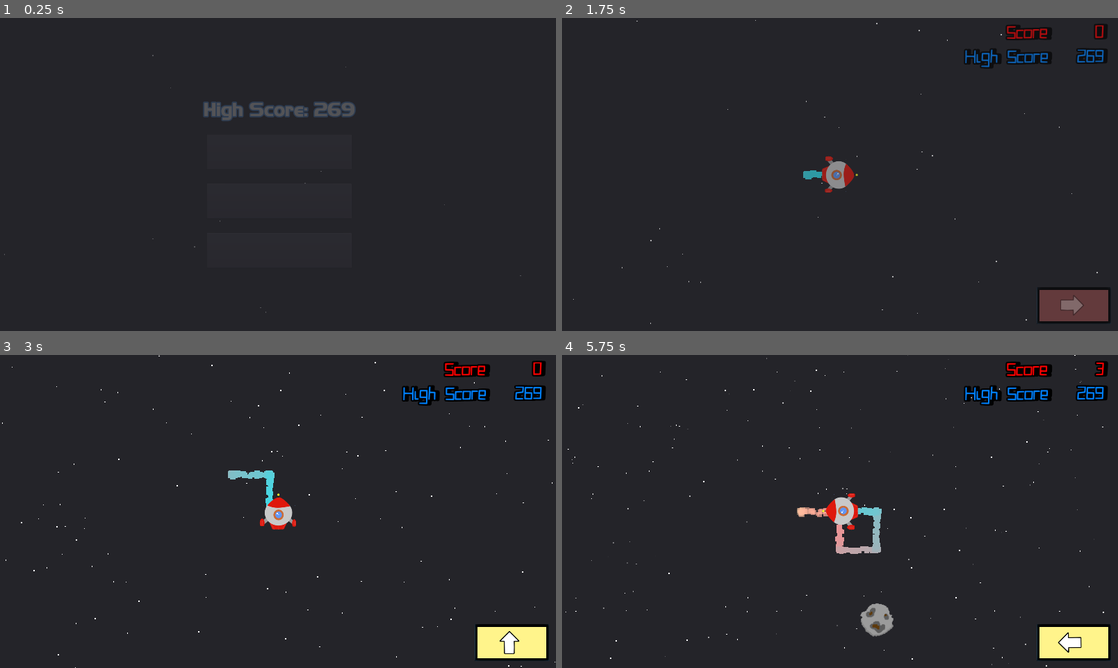
Above: before the commit, frames 1-4 (two rows, left to right).
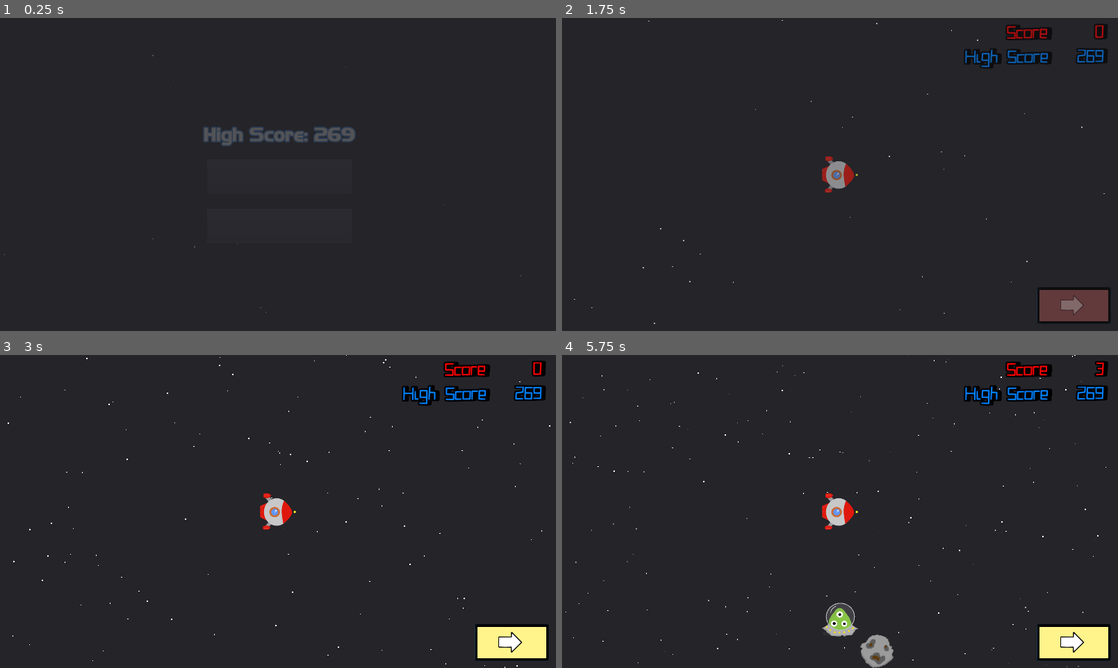
Above: after the commit, the same moments.

Repository: blongty/Meibossama
Game: Godot game, scene res://UI/Title/title.tscn
Same seed, same stepped clock (60 frames per second), same inputs: the game is played once before the commit and once after it.
Inputs:
- Up to frame 1 (0.25 s): no input
- Up to frame 2 (1.75 s): click "Start" at 0.5 s; hold Right (ui_right) from 1.28 s (still down)
- Up to frame 3 (3 s): release Right (ui_right) at 2.03 s; hold Down (ui_down) 2.03-2.78 s; hold Right (ui_right) from 2.78 s (still down)
- Up to frame 4 (5.75 s): release Right (ui_right) at 3.53 s; hold Up (ui_up) 3.53-4.28 s; hold Left (ui_left) from 4.28 s (still down)

The runs differ from the first frame. In frame 1, 2.1% of the frame differs, in the area x 36-64%, y 26-73%; in frame 2, 0.1%; in frame 3, 1.0%; in frame 4, 2.7%, in the area x 1-98%, y 0-100%.

Commit message:
Updates for release, bugfixes and polish - Updated death particles - Enemies no longer spawn when you die - Death particles reset when you die

Diff:
--- a/Characters/Player/Death.gd
+++ b/Characters/Player/Death.gd
@@ -1,5 +1,4 @@
 extends Particles2D
-
 
 func dead():
 	emitting = true
--- a/Characters/Player/Death.tscn
+++ b/Characters/Player/Death.tscn
@@ -1,29 +1,39 @@
-[gd_scene load_steps=2 format=2]
+[gd_scene load_steps=5 format=2]
+
+[ext_resource path="res://Characters/Player/Death.gd" type="Script" id=1]
+
+[sub_resource type="Gradient" id=2]
+colors = PoolColorArray( 0.680895, 0.21012, 0.21012, 1, 1, 1, 1, 0 )
+
+[sub_resource type="GradientTexture" id=3]
+gradient = SubResource( 2 )
 
 [sub_resource type="ParticlesMaterial" id=1]
-lifetime_randomness = 1.0
+lifetime_randomness = 0.2
 emission_shape = 1
 emission_sphere_radius = 1.0
 flag_disable_z = true
 spread = 180.0
 gravity = Vector3( 0, 0, 0 )
-initial_velocity = 10.0
+initial_velocity = 300.0
+initial_velocity_random = 0.3
 orbit_velocity = 0.0
 orbit_velocity_random = 0.0
-color = Color( 0.94902, 0.686275, 0, 1 )
+linear_accel = -100.0
+scale = 10.0
+color_ramp = SubResource( 3 )
 anim_speed_random = 1.0
 
 [node name="death" type="Particles2D"]
-modulate = Color( 1, 0.0705882, 0.0705882, 1 )
-self_modulate = Color( 1, 0.458824, 0.458824, 1 )
-scale = Vector2( 10, 10 )
+z_index = -1
 emitting = false
 amount = 360
-lifetime = 2.0
-one_shot = true
+lifetime = 600.0
 speed_scale = 2.24
 explosiveness = 1.0
 randomness = 1.0
 visibility_rect = Rect2( 5, 5, 0, 0 )
+local_coords = false
 draw_order = 1
 process_material = SubResource( 1 )
+script = ExtResource( 1 )
--- a/Characters/Player/Player.gd
+++ b/Characters/Player/Player.gd
@@ -4,21 +4,28 @@
 export(NodePath) var tilemap_reference
 export(bool) var debug_movement
 export(NodePath) var sprite_ref
+var sprite
+
 export(NodePath) var tween_ref
+var tween
+
 export(PackedScene) var particles_scene
+var particles : Particles2D
 
-var particles
+
+export(PackedScene) var death_scene
 export(NodePath) var death_ref
+var death
 
 var location = Vector2()
 var speed = 128
 var pos = Vector2(0,0)
-var tween
-var death
+
+
 export(float) var move_speed = 0.5
 
 var map
-var sprite
+
 var root
 var moving = false
 var alive
@@ -37,6 +44,8 @@
 	init()
 
 func init(retry: bool = false):
+	print('retry %s' % retry)
+	print(particles)
 	pos = Vector2(0, 0)
 	alive = true
 	moving = false
@@ -45,10 +54,17 @@
 	if retry:
 		sprite.remove_child(particles)
 		particles.queue_free()
+		remove_child(death)
+		death.queue_free()
 
 		particles = particles_scene.instance()
 		particles.set_position(Vector2(0, 0))
 		sprite.add_child(particles)
+
+		death = death_scene.instance()
+		death.set_position(Vector2.ZERO)
+		add_child(death)
+		print(particles)
 
 	sprite.set_visible(true)
 
--- a/Characters/Player/Player.tscn
+++ b/Characters/Player/Player.tscn
@@ -1,11 +1,10 @@
-[gd_scene load_steps=8 format=2]
+[gd_scene load_steps=7 format=2]
 
 [ext_resource path="res://Characters/Player/Player.gd" type="Script" id=1]
 [ext_resource path="res://Art/player_final.png" type="Texture" id=2]
 [ext_resource path="res://SE/death.wav" type="AudioStream" id=3]
 [ext_resource path="res://Characters/Player/Emitter.tscn" type="PackedScene" id=4]
 [ext_resource path="res://Characters/Player/Death.tscn" type="PackedScene" id=5]
-[ext_resource path="res://Characters/Player/Death.gd" type="Script" id=6]
 
 [sub_resource type="RectangleShape2D" id=1]
 extents = Vector2( 1, 1 )
@@ -19,6 +18,7 @@
 sprite_ref = NodePath("Sprite")
 tween_ref = NodePath("Tween")
 particles_scene = ExtResource( 4 )
+death_scene = ExtResource( 5 )
 death_ref = NodePath("death")
 
 [node name="Sprite" type="Sprite" parent="."]
@@ -41,5 +41,4 @@
 stream = ExtResource( 3 )
 
 [node name="death" parent="." instance=ExtResource( 5 )]
-script = ExtResource( 6 )
 [connection signal="area_entered" from="Hitbox" to="." method="_on_hitbox_area_entered"]
--- a/Environment/Enemy/Projectile.gd
+++ b/Environment/Enemy/Projectile.gd
@@ -2,14 +2,20 @@
 var speed = 200
 var direction = Vector2(0,0)
 
-export(Array, Texture) var enemy_sprites
+export(NodePath) var anim_sprite_ref
+onready var anim_sprite = get_node(anim_sprite_ref)
 
 # This should have been a RigidBody2D, but for the sake of quickness,
 # we have mistakenly writen as a Kinematic, could cause performance
 # issues later on.
 
 func _ready():
-	get_node("Sprite").set_texture(enemy_sprites[randi()%enemy_sprites.size()])
+	var frames = anim_sprite.get_sprite_frames()
+	var anim_name = frames.get_animation_names()[randi() % frames.get_animation_names().size()]
+
+	anim_sprite.play(anim_name)
+
+#	get_node("Sprite").set_texture(enemy_sprites[randi()%enemy_sprites.size()])
 
 func _physics_process(delta):
 	move_and_slide(direction * speed)
--- a/Environment/Enemy/Projectile.tscn
+++ b/Environment/Enemy/Projectile.tscn
@@ -1,31 +1,62 @@
-[gd_scene load_steps=6 format=2]
+[gd_scene load_steps=12 format=2]
 
 [ext_resource path="res://Environment/Enemy/Projectile.gd" type="Script" id=1]
-[ext_resource path="res://Art/SPACE CREATURE 1.png" type="Texture" id=2]
-[ext_resource path="res://Art/METEOR.png" type="Texture" id=3]
-[ext_resource path="res://Art/alienship.png" type="Texture" id=4]
+[ext_resource path="res://Art/energy ball anima/000.png" type="Texture" id=6]
+[ext_resource path="res://Art/green alien anima/000.png" type="Texture" id=7]
+[ext_resource path="res://Art/meteorite anima/000.png" type="Texture" id=8]
+[ext_resource path="res://Art/meteorite anima/001.png" type="Texture" id=9]
+[ext_resource path="res://Art/alienspaceship anima/001.png" type="Texture" id=10]
+[ext_resource path="res://Art/energy ball anima/001.png" type="Texture" id=11]
+[ext_resource path="res://Art/green alien anima/001.png" type="Texture" id=12]
+[ext_resource path="res://Art/alienspaceship anima/000.png" type="Texture" id=13]
+
+[sub_resource type="SpriteFrames" id=2]
+animations = [ {
+"frames": [ ExtResource( 6 ), ExtResource( 11 ) ],
+"loop": true,
+"name": "energy",
+"speed": 2.0
+}, {
+"frames": [ ExtResource( 13 ), ExtResource( 10 ) ],
+"loop": true,
+"name": "ufo",
+"speed": 2.0
+}, {
+"frames": [ ExtResource( 8 ), ExtResource( 9 ) ],
+"loop": true,
+"name": "meteor",
+"speed": 2.0
+}, {
+"frames": [ ExtResource( 7 ), ExtResource( 12 ) ],
+"loop": true,
+"name": "alien",
+"speed": 2.0
+} ]
 
 [sub_resource type="RectangleShape2D" id=1]
 extents = Vector2( 38, 38 )
 
 [node name="Enemy" type="KinematicBody2D"]
 script = ExtResource( 1 )
-enemy_sprites = [ ExtResource( 2 ), ExtResource( 3 ), ExtResource( 4 ) ]
+anim_sprite_ref = NodePath("AnimatedSprite")
 
-[node name="Sprite" type="Sprite" parent="."]
-texture = ExtResource( 3 )
+[node name="AnimatedSprite" type="AnimatedSprite" parent="."]
+frames = SubResource( 2 )
+animation = "ufo"
+frame = 1
+playing = true
 
-[node name="Despawn" type="Area2D" parent="Sprite"]
+[node name="Despawn" type="Area2D" parent="AnimatedSprite"]
 collision_layer = 0
 collision_mask = 4
 
-[node name="CollisionShape2D" type="CollisionShape2D" parent="Sprite/Despawn"]
+[node name="CollisionShape2D" type="CollisionShape2D" parent="AnimatedSprite/Despawn"]
 shape = SubResource( 1 )
 
-[node name="Hitbox" type="Area2D" parent="Sprite"]
+[node name="Hitbox" type="Area2D" parent="AnimatedSprite"]
 collision_layer = 2
 
-[node name="CollisionShape2D" type="CollisionShape2D" parent="Sprite/Hitbox"]
+[node name="CollisionShape2D" type="CollisionShape2D" parent="AnimatedSprite/Hitbox"]
 shape = SubResource( 1 )
-[connection signal="area_exited" from="Sprite/Despawn" to="." method="_on_outside_spawn_limit"]
-[connection signal="area_entered" from="Sprite/Hitbox" to="." method="_on_hitbox_area_entered"]
+[connection signal="area_exited" from="AnimatedSprite/Despawn" to="." method="_on_outside_spawn_limit"]
+[connection signal="area_entered" from="AnimatedSprite/Hitbox" to="." method="_on_hitbox_area_entered"]
--- a/Levels/EnemySpawner.gd
+++ b/Levels/EnemySpawner.gd
@@ -15,6 +15,9 @@
 	randomize()
 	$respawnTimer.wait_time = 1
 	$respawnTimer.start()
+
+func stop():
+	$respawnTimer.stop()
 
 func butcher():
 	for node in get_children():
--- a/Levels/main.gd
+++ b/Levels/main.gd
@@ -92,6 +92,7 @@
 
 func game_over():
 	# Checking
+	spawner.stop()
 	start_scoring(false)
 	if get_score() > _highscore:
 		_highscore = get_score()
--- a/Levels/main.tscn
+++ b/Levels/main.tscn
@@ -33,7 +33,6 @@
 [node name="Player" parent="." instance=ExtResource( 1 )]
 position = Vector2( 64, -64 )
 tilemap_reference = NodePath("../Grid")
-debug_movement = true
 sprite_ref = NodePath("../../Main/Player/Sprite")
 move_speed = 0.6
 
--- a/UI/Title/title.tscn
+++ b/UI/Title/title.tscn
@@ -67,9 +67,9 @@
 }
 
 [node name="Title" type="Label" parent="Panel/HBoxContainer/VBoxContainer"]
-margin_top = 148.0
+margin_top = 233.0
 margin_right = 959.0
-margin_bottom = 293.0
+margin_bottom = 378.0
 theme = ExtResource( 3 )
 custom_fonts/font = SubResource( 1 )
 custom_colors/font_color = Color( 0.972549, 0.972549, 0.972549, 1 )
@@ -77,9 +77,9 @@
 text = "Galatic Distancing"
 
 [node name="High Score" type="Label" parent="Panel/HBoxContainer/VBoxContainer"]
-margin_top = 343.0
+margin_top = 428.0
 margin_right = 959.0
-margin_bottom = 421.0
+margin_bottom = 506.0
 theme = ExtResource( 3 )
 custom_fonts/font = SubResource( 2 )
 custom_colors/font_color = Color( 0.972549, 0.972549, 0.972549, 1 )
@@ -93,23 +93,24 @@
 
 [node name="Start" parent="Panel/HBoxContainer/VBoxContainer" instance=ExtResource( 2 )]
 margin_left = 229.0
-margin_top = 471.0
+margin_top = 556.0
 margin_right = 729.0
-margin_bottom = 591.0
+margin_bottom = 676.0
 size_flags_horizontal = 4
 custom_colors/font_color = Color( 1, 1, 1, 1 )
 custom_colors/font_color_hover = Color( 0, 0, 0, 1 )
 
 [node name="Help" parent="Panel/HBoxContainer/VBoxContainer" instance=ExtResource( 2 )]
 margin_left = 229.0
-margin_top = 641.0
+margin_top = 726.0
 margin_right = 729.0
-margin_bottom = 761.0
+margin_bottom = 846.0
 size_flags_horizontal = 4
 custom_colors/font_color = Color( 1, 1, 1, 1 )
 text = "Help"
 
 [node name="Quit" parent="Panel/HBoxContainer/VBoxContainer" instance=ExtResource( 2 )]
+visible = false
 margin_left = 229.0
 margin_top = 811.0
 margin_right = 729.0
Binary file added: Art/sketch.png
Not shown, added: Art/sketch.png.import
